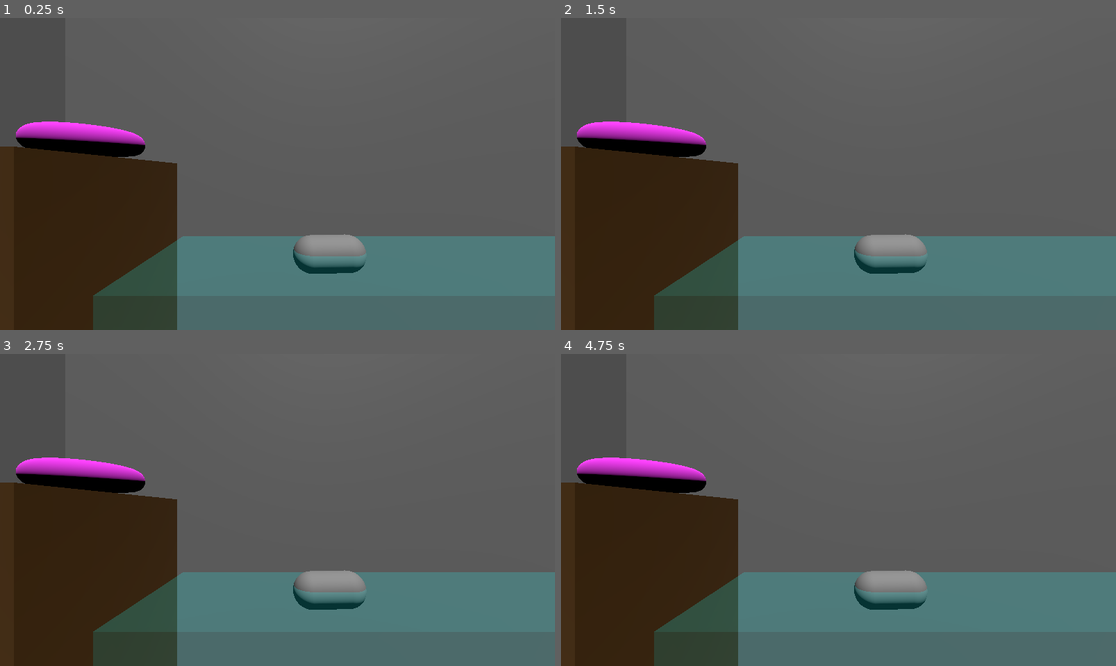
Above: before the commit, frames 1-4 (two rows, left to right).
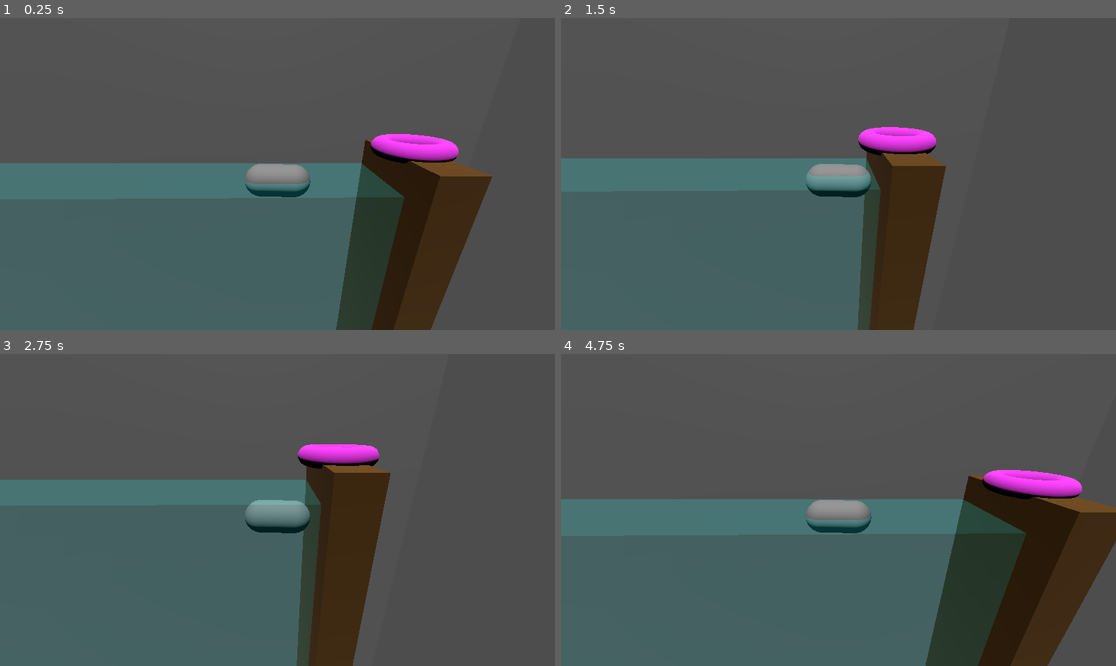
Above: after the commit, the same moments.

Repository: manusfishy/too-fishy
Game: Godot game, scene res://scenes/main_scene.tscn
Same seed, same stepped clock (60 frames per second), same inputs: the game is played once before the commit and once after it. Before the commit the project starts from res://main_scene.tscn.
Inputs:
- Up to frame 1 (0.25 s): no input
- Up to frame 2 (1.5 s): tap Enter at 0.5 s; hold Right (move_right, bound only after the commit) 0.53-1.28 s; hold Down (move_down, bound only after the commit) from 1.28 s (still down)
- Up to frame 3 (2.75 s): release Down (move_down, bound only after the commit) at 2.03 s; hold Right (move_right, bound only after the commit) from 2.03 s (still down)
- Up to frame 4 (4.75 s): tap Space at 2.75 s; release Right (move_right, bound only after the commit) at 2.78 s; hold Up (move_up, bound only after the commit) 2.78-3.53 s; hold Left (move_left, bound only after the commit) from 3.53 s (still down)

The runs differ from the first frame. In frame 1, 47% of the frame differs, in the area x 0-100%, y 33-100%; in frame 2, 45%; in frame 3, 46%; in frame 4, 48%.

Commit message:
added a very simple movement controller and split off player into its own scene

Diff:
--- a/main_scene.tscn
+++ /dev/null
@@ -1,52 +0,0 @@
-[gd_scene load_steps=9 format=3 uid="uid://vg72e433ggrx"]
-
-[ext_resource type="Material" uid="uid://cln8yo172nfsg" path="res://materials/barrier_material_3d.tres" id="1_2c62f"]
-[ext_resource type="Material" uid="uid://c5n8hh7lc1h4b" path="res://materials/base_material_3d.tres" id="2_gyfs4"]
-[ext_resource type="Material" uid="uid://jnk0gr5qktqh" path="res://materials/water_material_3d.tres" id="3_gyfs4"]
-
-[sub_resource type="BoxMesh" id="BoxMesh_o3jxj"]
-
-[sub_resource type="TorusMesh" id="TorusMesh_o3jxj"]
-
-[sub_resource type="QuadMesh" id="QuadMesh_o3jxj"]
-
-[sub_resource type="CapsuleMesh" id="CapsuleMesh_d5x1h"]
-
-[sub_resource type="BoxMesh" id="BoxMesh_gyfs4"]
-
-[node name="Node3D" type="Node3D"]
-
-[node name="LeftBarrier" type="MeshInstance3D" parent="."]
-transform = Transform3D(1, 0, 0, 0, 28.4816, 0, 0, 0, 4.73299, 0.0491874, -11.9606, -2.00426)
-material_override = ExtResource("1_2c62f")
-mesh = SubResource("BoxMesh_o3jxj")
-
-[node name="RightBarrier" type="MeshInstance3D" parent="."]
-transform = Transform3D(1, 0, 0, 0, 28.4816, 0, 0, 0, 4.73299, -30.095, -11.9606, -2.00426)
-material_override = ExtResource("1_2c62f")
-mesh = SubResource("BoxMesh_o3jxj")
-
-[node name="Base" type="MeshInstance3D" parent="."]
-transform = Transform3D(1, 0, 0, 0, 1, 0, 0, 0, 1, 0.0491874, 2.59377, -2.72396)
-material_override = ExtResource("2_gyfs4")
-mesh = SubResource("TorusMesh_o3jxj")
-
-[node name="Camera3D" type="Camera3D" parent="."]
-transform = Transform3D(-0.999916, 0, -0.0129674, 0, 1, 0, 0.0129674, 0, -0.999916, -4.07385, 1.90701, -7.092)
-
-[node name="DirectionalLight3D" type="DirectionalLight3D" parent="."]
-transform = Transform3D(0.877557, -0.440062, -0.190368, 0, -0.397036, 0.917803, -0.479473, -0.805424, -0.348421, -6.46882, 5.22313, -2.09301)
-
-[node name="Background" type="MeshInstance3D" parent="."]
-transform = Transform3D(37.6405, 0, 0, 0, -136.684, -8.74229e-08, 0, 1.19493e-05, -1, -15.2935, -3.53758, 0)
-mesh = SubResource("QuadMesh_o3jxj")
-
-[node name="Submarine" type="MeshInstance3D" parent="."]
-transform = Transform3D(0.023804, -0.999717, 0, 0.999717, 0.023804, 0, 0, 0, 1, -5.43522, -0.30823, -1.40896)
-mesh = SubResource("CapsuleMesh_d5x1h")
-
-[node name="Water" type="MeshInstance3D" parent="."]
-transform = Transform3D(-28.5457, 0, -0.0432478, 0, 39.7189, 0, 0.370194, 0, -3.33484, -15.0989, -20.05, -1.77885)
-material_override = ExtResource("3_gyfs4")
-mesh = SubResource("BoxMesh_gyfs4")
-skeleton = NodePath("../Camera3D")
--- a/project.godot
+++ b/project.godot
@@ -20,6 +20,33 @@
 version_control/plugin_name="GitPlugin"
 version_control/autoload_on_startup=true
 
+[input]
+
+move_left={
+"deadzone": 0.2,
+"events": [Object(InputEventKey,"resource_local_to_scene":false,"resource_name":"","device":0,"window_id":0,"alt_pressed":false,"shift_pressed":false,"ctrl_pressed":false,"meta_pressed":false,"pressed":false,"keycode":0,"physical_keycode":4194319,"key_label":0,"unicode":0,"location":0,"echo":false,"script":null)
+, Object(InputEventKey,"resource_local_to_scene":false,"resource_name":"","device":-1,"window_id":0,"alt_pressed":false,"shift_pressed":false,"ctrl_pressed":false,"meta_pressed":false,"pressed":false,"keycode":0,"physical_keycode":65,"key_label":0,"unicode":97,"location":0,"echo":false,"script":null)
+]
+}
+move_right={
+"deadzone": 0.2,
+"events": [Object(InputEventKey,"resource_local_to_scene":false,"resource_name":"","device":0,"window_id":0,"alt_pressed":false,"shift_pressed":false,"ctrl_pressed":false,"meta_pressed":false,"pressed":false,"keycode":0,"physical_keycode":4194321,"key_label":0,"unicode":0,"location":0,"echo":false,"script":null)
+, Object(InputEventKey,"resource_local_to_scene":false,"resource_name":"","device":-1,"window_id":0,"alt_pressed":false,"shift_pressed":false,"ctrl_pressed":false,"meta_pressed":false,"pressed":false,"keycode":0,"physical_keycode":68,"key_label":0,"unicode":100,"location":0,"echo":false,"script":null)
+]
+}
+move_up={
+"deadzone": 0.2,
+"events": [Object(InputEventKey,"resource_local_to_scene":false,"resource_name":"","device":0,"window_id":0,"alt_pressed":false,"shift_pressed":false,"ctrl_pressed":false,"meta_pressed":false,"pressed":false,"keycode":0,"physical_keycode":4194320,"key_label":0,"unicode":0,"location":0,"echo":false,"script":null)
+, Object(InputEventKey,"resource_local_to_scene":false,"resource_name":"","device":-1,"window_id":0,"alt_pressed":false,"shift_pressed":false,"ctrl_pressed":false,"meta_pressed":false,"pressed":false,"keycode":0,"physical_keycode":87,"key_label":0,"unicode":119,"location":0,"echo":false,"script":null)
+]
+}
+move_down={
+"deadzone": 0.2,
+"events": [Object(InputEventKey,"resource_local_to_scene":false,"resource_name":"","device":0,"window_id":0,"alt_pressed":false,"shift_pressed":false,"ctrl_pressed":false,"meta_pressed":false,"pressed":false,"keycode":0,"physical_keycode":4194322,"key_label":0,"unicode":0,"location":0,"echo":false,"script":null)
+, Object(InputEventKey,"resource_local_to_scene":false,"resource_name":"","device":-1,"window_id":0,"alt_pressed":false,"shift_pressed":false,"ctrl_pressed":false,"meta_pressed":false,"pressed":false,"keycode":0,"physical_keycode":83,"key_label":0,"unicode":115,"location":0,"echo":false,"script":null)
+]
+}
+
 [rendering]
 
 renderer/rendering_method="gl_compatibility"
--- /dev/null
+++ b/scenes/main_scene.tscn
@@ -0,0 +1,66 @@
+[gd_scene load_steps=10 format=3 uid="uid://vg72e433ggrx"]
+
+[ext_resource type="Material" uid="uid://cln8yo172nfsg" path="res://materials/barrier_material_3d.tres" id="1_7ykc4"]
+[ext_resource type="Material" uid="uid://c5n8hh7lc1h4b" path="res://materials/base_material_3d.tres" id="2_pu3yx"]
+[ext_resource type="Material" uid="uid://jnk0gr5qktqh" path="res://materials/water_material_3d.tres" id="3_gubc5"]
+[ext_resource type="PackedScene" uid="uid://durrtmu3i450r" path="res://scenes/player.tscn" id="4_pu3yx"]
+
+[sub_resource type="TorusMesh" id="TorusMesh_o3jxj"]
+
+[sub_resource type="QuadMesh" id="QuadMesh_o3jxj"]
+
+[sub_resource type="BoxMesh" id="BoxMesh_gyfs4"]
+
+[sub_resource type="BoxMesh" id="BoxMesh_o3jxj"]
+
+[sub_resource type="BoxShape3D" id="BoxShape3D_gubc5"]
+size = Vector3(1.03711, 14.8713, 3.31836)
+
+[node name="Node3D" type="Node3D"]
+
+[node name="Base" type="MeshInstance3D" parent="."]
+transform = Transform3D(1, 0, 0, 0, 1, 0, 0, 0, 1, 0.0491874, 0.813845, -1.27579)
+material_override = ExtResource("2_pu3yx")
+mesh = SubResource("TorusMesh_o3jxj")
+
+[node name="DirectionalLight3D" type="DirectionalLight3D" parent="."]
+transform = Transform3D(0.94702, 0.306697, -0.0953434, 0, 0.296858, 0.954922, 0.321175, -0.90433, 0.281131, -6.46882, 5.22313, 15.1956)
+
+[node name="Background" type="MeshInstance3D" parent="."]
+transform = Transform3D(37.6405, 0, 0, 0, 136.684, 0, 0, 0, 1, -15.2935, -3.53758, -3.00721)
+mesh = SubResource("QuadMesh_o3jxj")
+
+[node name="Water" type="MeshInstance3D" parent="."]
+transform = Transform3D(-29.3665, 0, -0.0432639, 0, 39.7189, 0, 0.380838, 0, -3.33609, -15.0989, -20.05, -1.77885)
+material_override = ExtResource("3_gubc5")
+mesh = SubResource("BoxMesh_gyfs4")
+skeleton = NodePath("")
+
+[node name="CharacterBody3D" parent="." instance=ExtResource("4_pu3yx")]
+transform = Transform3D(1, 0, 0, 0, 1, 0, 0, 0, 1, -3.58615, -0.281767, -1.59534)
+
+[node name="StaticBody3D" type="StaticBody3D" parent="."]
+transform = Transform3D(1, 0, 0, 0, 1, 0, 0, 0, 1, 0.0491874, -11.9606, -2.00426)
+
+[node name="LeftBarrier" type="MeshInstance3D" parent="StaticBody3D"]
+transform = Transform3D(1, 0, 0, 0, 25.25, 0, 0, 0, 5.085, -0.0169392, 0.0328236, 0.00336647)
+material_override = ExtResource("1_7ykc4")
+mesh = SubResource("BoxMesh_o3jxj")
+skeleton = NodePath("../..")
+
+[node name="CollisionShape3D" type="CollisionShape3D" parent="StaticBody3D"]
+transform = Transform3D(1, 0, 0, 0, 1, 0, 0, 0, 1, -0.0185547, 5.1539, 0.779297)
+shape = SubResource("BoxShape3D_gubc5")
+
+[node name="StaticBody3D2" type="StaticBody3D" parent="."]
+transform = Transform3D(1, 0, 0, 0, 1, 0, 0, 0, 1, -29.1233, -11.9606, -2.00426)
+
+[node name="LeftBarrier" type="MeshInstance3D" parent="StaticBody3D2"]
+transform = Transform3D(1, 0, 0, 0, 25.25, 0, 0, 0, 5.085, -0.0169392, 0.0328236, 0.00336647)
+material_override = ExtResource("1_7ykc4")
+mesh = SubResource("BoxMesh_o3jxj")
+skeleton = NodePath("../..")
+
+[node name="CollisionShape3D" type="CollisionShape3D" parent="StaticBody3D2"]
+transform = Transform3D(1, 0, 0, 0, 1, 0, 0, 0, 1, -0.0185547, 5.1539, 0.779297)
+shape = SubResource("BoxShape3D_gubc5")
--- /dev/null
+++ b/scenes/player.tscn
@@ -0,0 +1,22 @@
+[gd_scene load_steps=4 format=3 uid="uid://durrtmu3i450r"]
+
+[ext_resource type="Script" uid="uid://b4nuxfxo3kvlq" path="res://scripts/player.gd" id="1_3vyb7"]
+
+[sub_resource type="CapsuleShape3D" id="CapsuleShape3D_7cn6r"]
+
+[sub_resource type="CapsuleMesh" id="CapsuleMesh_mj8h0"]
+
+[node name="Player" type="CharacterBody3D"]
+motion_mode = 1
+script = ExtResource("1_3vyb7")
+
+[node name="CollisionShape3D" type="CollisionShape3D" parent="."]
+transform = Transform3D(-4.37114e-08, -1, 0, 1, -4.37114e-08, 0, 0, 0, 1, 0, 0, 0)
+shape = SubResource("CapsuleShape3D_7cn6r")
+
+[node name="Camera3D" type="Camera3D" parent="."]
+transform = Transform3D(1, 0, 0, 0, 0.935049, 0.35452, 0, -0.35452, 0.935049, 0, 2.39688, 5.76341)
+
+[node name="Submarine" type="MeshInstance3D" parent="."]
+transform = Transform3D(0.023804, -0.999717, 0, 0.999717, 0.023804, 0, 0, 0, 1, 0, 0, 0)
+mesh = SubResource("CapsuleMesh_mj8h0")
--- /dev/null
+++ b/scripts/player.gd
@@ -0,0 +1,25 @@
+extends CharacterBody3D
+
+@export var speed_vertical = 1.0
+@export var speed_horizontal = 3.0
+
+var target_velocity = Vector3.ZERO
+
+func _physics_process(delta: float) -> void:
+	var direction = Vector3.ZERO
+
+	if Input.is_action_pressed("move_right"):
+		direction.x += 1
+	if Input.is_action_pressed("move_left"):
+		direction.x -= 1
+	if Input.is_action_pressed("move_up"):
+		direction.y += 1
+	if Input.is_action_pressed("move_down"):
+		direction.y -= 1
+
+	target_velocity.x = direction.x * speed_horizontal
+	target_velocity.y = direction.y * speed_vertical
+	target_velocity.z = 0
+
+	velocity = target_velocity
+	move_and_slide()
Not shown, added: scripts/player.gd.uid
